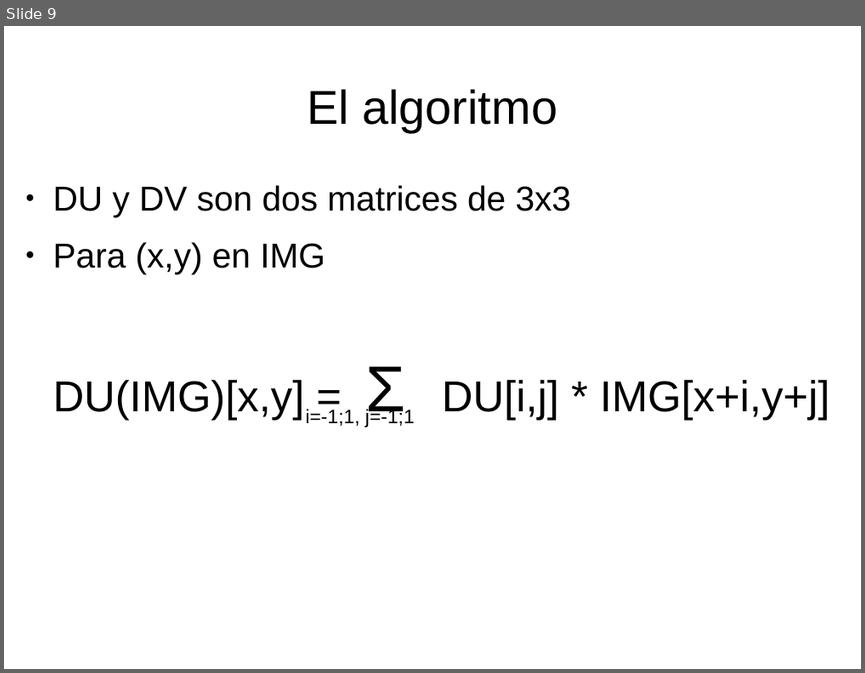
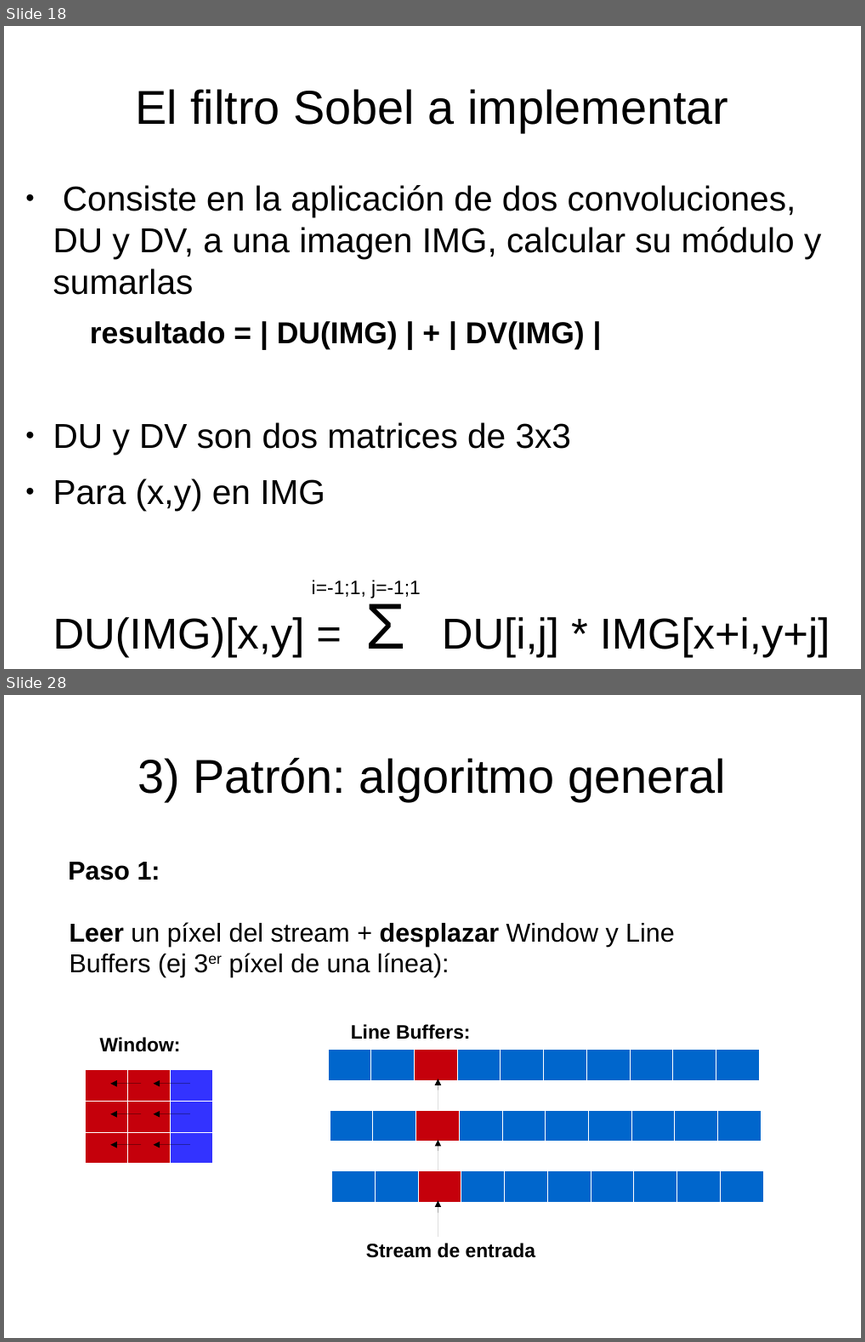
Before and after one commit to miguelgarcia/sase2017-hls-video, a slide deck: presentacion.odp. Shown one above the other, each under a label of ours: slide 9 before the commit, slides 18 and 28 after it; the slides between them are not shown. The pictures are 865x673 and 865x1342 pixels, drawn with LibreOffice and Linux fonts; fonts in the diff are those of the drawing. Boxes give left, top, right and bottom in pixels: in the first picture for what was removed or moved away, otherwise in the second. Text is boxed around its words. In the diff, an @@ line names an element or a change of style, - is before the commit and + after.

```diff
--- a/presentacion.odp
+++ b/presentacion.odp
@@ slide 28 added at [4, 695, 861, 1338], background #FFFFFF @@
@@ title added at [137, 758, 726, 801], 44 pt, text #000000 @@
+3) Patrón: algoritmo general
@@ text added at [68, 862, 160, 880], 24 pt, text #000000, bold @@
+Paso 1:
@@ text added at [69, 922, 675, 977], 24 pt, text #000000 @@
+Leer un píxel del stream + desplazar Window y Line Buffers (ej 3er píxel de una línea):
@@ text added at [351, 1024, 471, 1039], 18 pt, text #000000, bold @@
+Line Buffers:
@@ text added at [100, 1037, 181, 1052], 18 pt, text #000000, bold @@
+Window:
@@ table added at [328, 1049, 756, 1078], 1 rows, 10 columns @@
+ |  |  |  |  |  |  |  |  | 
@@ table added at [85, 1070, 213, 1159], 3 rows, 3 columns @@
+ |  | 
+ |  | 
+ |  | 
@@ arrow added from (141, 1083) to (110, 1083), #000000 0 pt @@
@@ arrow added from (190, 1083) to (154, 1083), #000000 0 pt @@
@@ arrow added from (438, 1110) to (438, 1079), #000000 0 pt @@
@@ arrow added from (141, 1114) to (110, 1114), #000000 0 pt @@
@@ arrow added from (190, 1114) to (154, 1114), #000000 0 pt @@
@@ table added at [330, 1110, 758, 1140], 1 rows, 10 columns @@
+ |  |  |  |  |  |  |  |  | 
@@ arrow added from (141, 1145) to (110, 1145), #000000 0 pt @@
@@ arrow added from (190, 1145) to (154, 1145), #000000 0 pt @@
@@ arrow added from (438, 1171) to (438, 1140), #000000 0 pt @@
@@ table added at [331, 1171, 760, 1201], 1 rows, 10 columns @@
+ |  |  |  |  |  |  |  |  | 
@@ arrow added from (438, 1236) to (438, 1201), #000000 0 pt @@
@@ text added at [366, 1242, 535, 1258], 18 pt, text #000000, bold @@
+Stream de entrada
@@ what was slide 9 is now slide 18 @@
@@ slide 18 changed as well @@
@@ title at [135, 89, 728, 132]: text changed @@
-El algoritmo
+El filtro Sobel a implementar
@@ text at [53, 185, 821, 349]: paragraphs added @@
+● Consiste en la aplicación de dos convoluciones, DU y DV, a una imagen IMG, calcular su módulo y sumarlas
+  resultado = | DU(IMG) | + | DV(IMG) |
@@ text "i=-1;1, j=-1;1": place and size @@
-text "i=-1;1, j=-1;1" at [306, 408, 415, 427]
+text "i=-1;1, j=-1;1" at [312, 579, 420, 598]
```
Also in this commit, not shown: 7 other slides changed, 23 other slides added.
